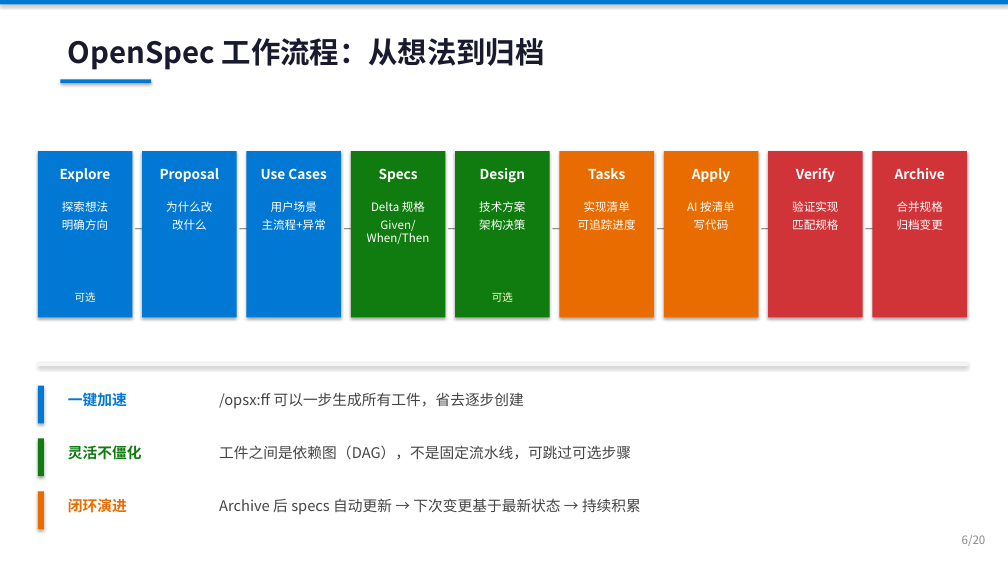
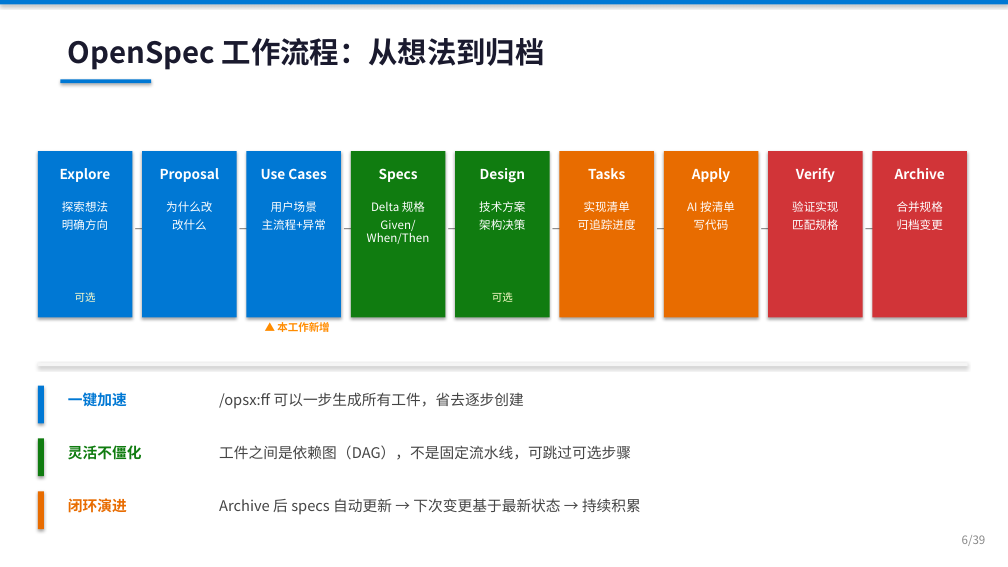
Before and after one commit to ZhifeiDou/OpenSpec_Modify, a slide deck: slide 6 of OpenSpec_技术研究汇报.pptx. Drawn at 1008x567 pixels with LibreOffice and Linux fonts; fonts in the diff are those of the drawing. Boxes give left, top, right and bottom in pixels: in the first picture for what was removed or moved away, otherwise in the second. Text is boxed around its words. In the diff, an @@ line names an element or a change of style, - is before the commit and + after.

```diff
--- a/OpenSpec_技术研究汇报.pptx
+++ b/OpenSpec_技术研究汇报.pptx
@@ text added at bbox=[277, 322, 329, 332], 10 pt, text #FF8C00, bold @@
+▲ 本工作新增
@@ text at bbox=[962, 535, 986, 546]: text changed @@
-6/20
+6/39
```
Also in this commit, not shown: 24 other slides changed, 14 slides added, 49 other files.
